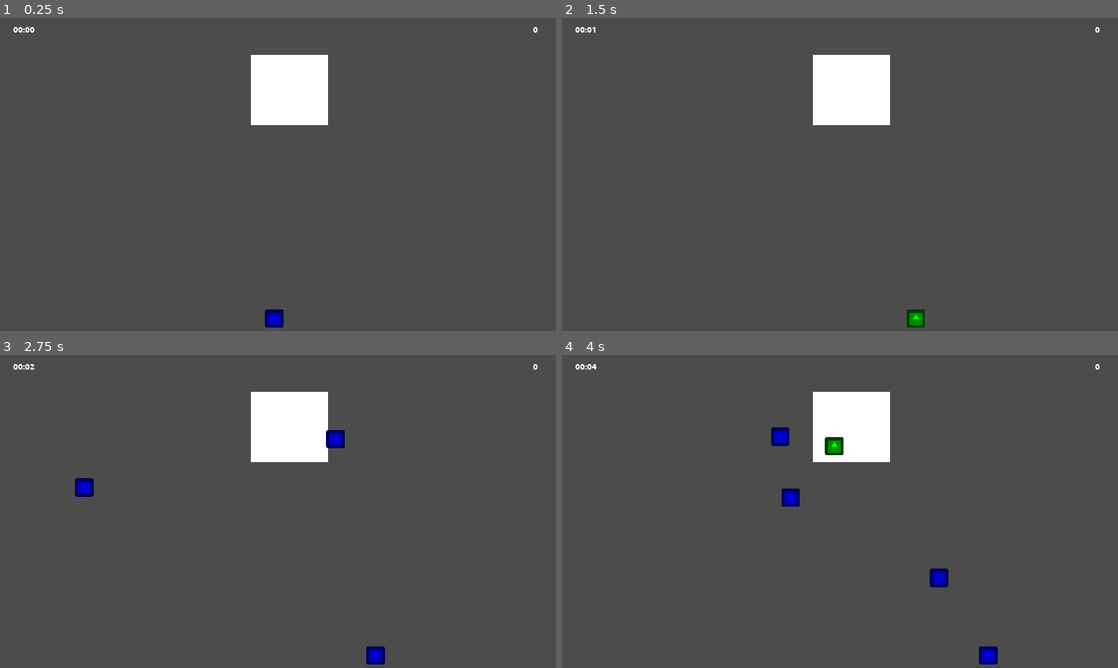
Above: before the commit, frames 1-4 (two rows, left to right).
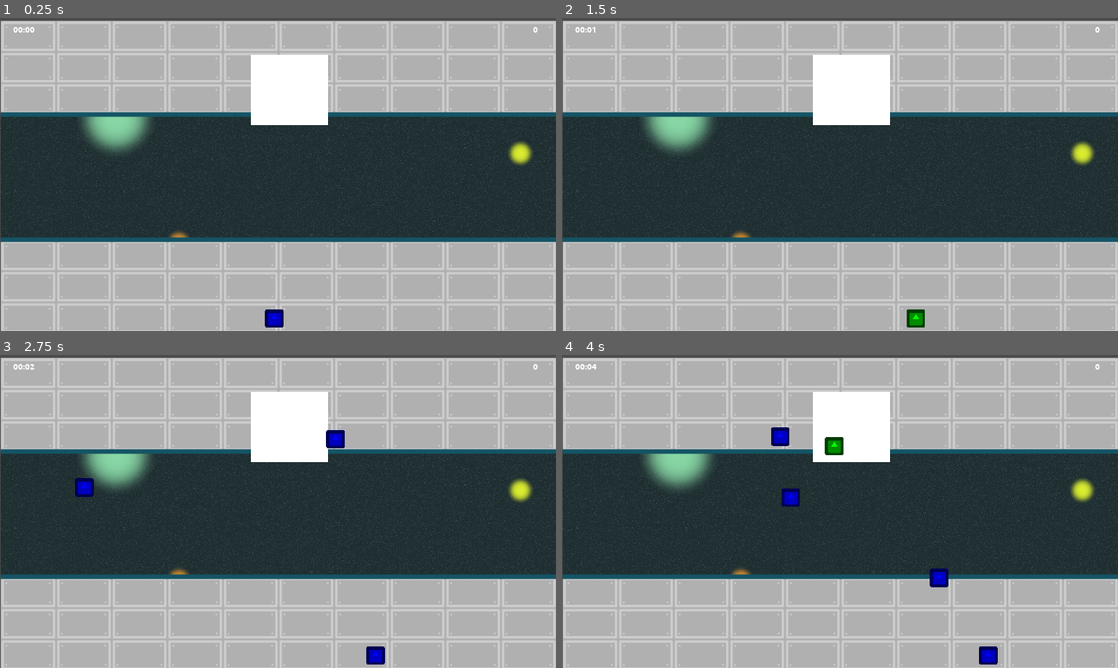
Above: after the commit, the same moments.

Repository: moisesjbc/ludum-dare-53
Game: Godot game, scene res://gameplay/main/main.tscn
Same seed, same stepped clock (60 frames per second), same inputs: the game is played once before the commit and once after it. The engine's default icon, where the game draws it, is replaced by a stand-in: a white triangle on a blue panel in a dark square.
Inputs:
- Up to frame 1 (0.25 s): no input
- Up to frame 2 (1.5 s): tap Enter at 0.5 s; hold Right (ui_right) 0.53-1.28 s; tap Space at 0.77 s; hold Left (ui_left) from 1.28 s (still down)
- Up to frame 3 (2.75 s): tap Space at 1.52 s; release Left (ui_left) at 2.03 s; hold Right (ui_right) from 2.03 s (still down)
- Up to frame 4 (4 s): tap Space at 3.02, 3.77 s; release Right (ui_right) at 3.53 s; hold Left (ui_left) from 3.53 s (still down)

The runs differ from the first frame. In frame 1, 95% of the frame differs, in the area x 0-100%, y 0-100%; in frame 2, 95%; in frame 3, 94%; in frame 4, 94%.

Commit message:
Add background

Diff:
--- a/godot-project/gameplay/main/main.tscn
+++ b/godot-project/gameplay/main/main.tscn
@@ -7,9 +7,14 @@
 [ext_resource path="res://gameplay/box_generator/box_generator.tscn" type="PackedScene" id=5]
 [ext_resource path="res://gameplay/gui/timer/timer.tscn" type="PackedScene" id=6]
 [ext_resource path="res://gameplay/gui/score/score.tscn" type="PackedScene" id=7]
+[ext_resource path="res://gameplay/main/background.png" type="Texture" id=8]
 
 [node name="main" type="Node2D"]
 script = ExtResource( 4 )
+
+[node name="background" type="Sprite" parent="."]
+position = Vector2( 962, 549 )
+texture = ExtResource( 8 )
 
 [node name="delivery_zone" parent="." instance=ExtResource( 2 )]
 position = Vector2( 999, 249 )
Binary file added: godot-project/gameplay/main/background.png
Not shown, added: godot-project/gameplay/main/background.png.import
Not shown: 1 places in godot-project/gameplay/main/main.tscn that only renumber resources
Not shown, added: design/background.xcf
Not shown, added: design/background_panel.png
Not shown, added: design/background_panel.xcf
